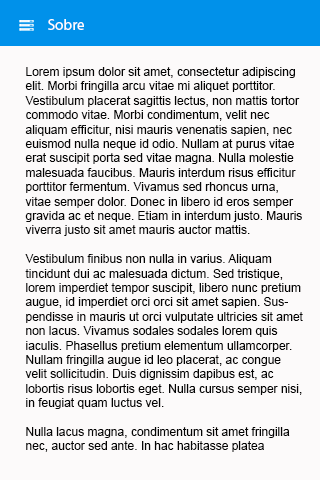
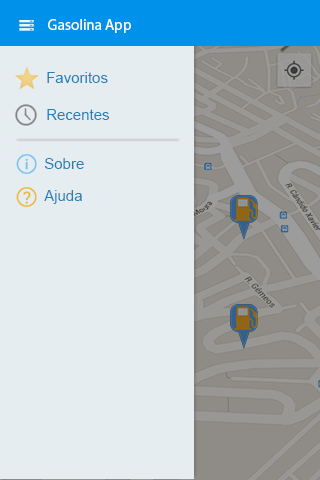
Layers edited between the first and the second (320, 480) image:
showed "Gasolina App" over (x1=48, y1=19, x2=131, y2=33)
hid "Sobre" (1st of 2, in "Action Bar" › "Sobre ou Ajuda") over (x1=48, y1=19, x2=84, y2=30)
showed group "Favoritos" (1st of 4, in "Action Bar") (1 layers) over (x1=49, y1=19, x2=102, y2=30)
showed "ic_action_star_10" over (x1=15, y1=67, x2=39, y2=89)
showed "Favoritos" (3rd of 4, in "Drawer Layout" › "Menu" › "Section Posto" › "Favoritos Button") over (x1=47, y1=72, x2=108, y2=83)
showed "ic_action_clock" over (x1=15, y1=104, x2=37, y2=126)
showed "Recentes" over (x1=47, y1=109, x2=110, y2=120)
showed "Space" over (x1=12, y1=19, x2=320, y2=158)
showed "ic_action_info" over (x1=16, y1=154, x2=37, y2=174)
showed "Sobre" (2nd of 2, in "Drawer Layout" › "Menu" › "Section Posto" › "Sobre Button") over (x1=44, y1=158, x2=84, y2=169)
showed "ic_action_help" over (x1=16, y1=187, x2=37, y2=207)
showed "Ajuda" over (x1=44, y1=190, x2=82, y2=204)
showed "Background" over (x1=0, y1=19, x2=320, y2=480)
hid "Lorem ipsum dolor sit amet, consectetur adipiscing elit. Morbi" over (x1=25, y1=67, x2=303, y2=452)
hid "Backogrund Favoritos" (1st of 2, in "Content" › "Sobre ou Ajuda") over (x1=0, y1=19, x2=320, y2=480)
showed group "Favoritos" (4th of 4, in "Content") (27 layers) over (x1=0, y1=19, x2=320, y2=480)
showed group "Main" (2nd of 2, in "Content") (16 layers) over (x1=0, y1=19, x2=320, y2=480)
